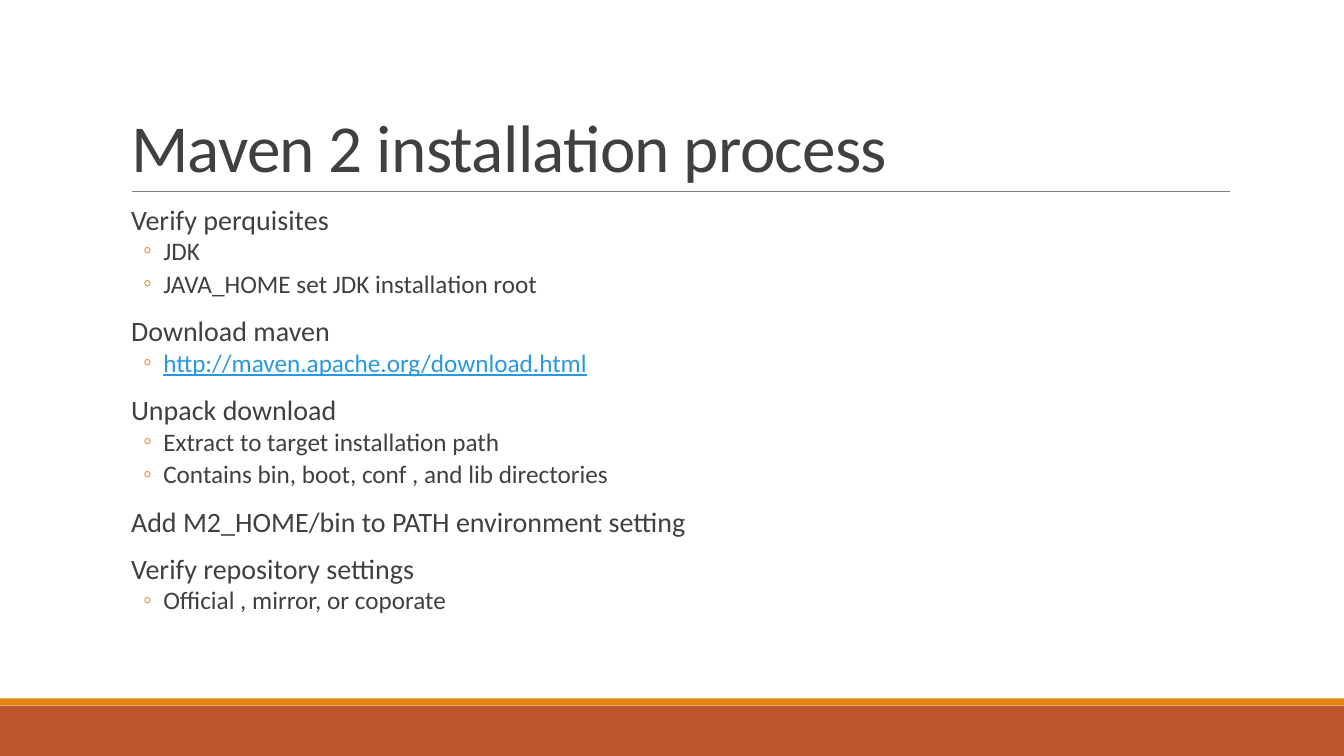
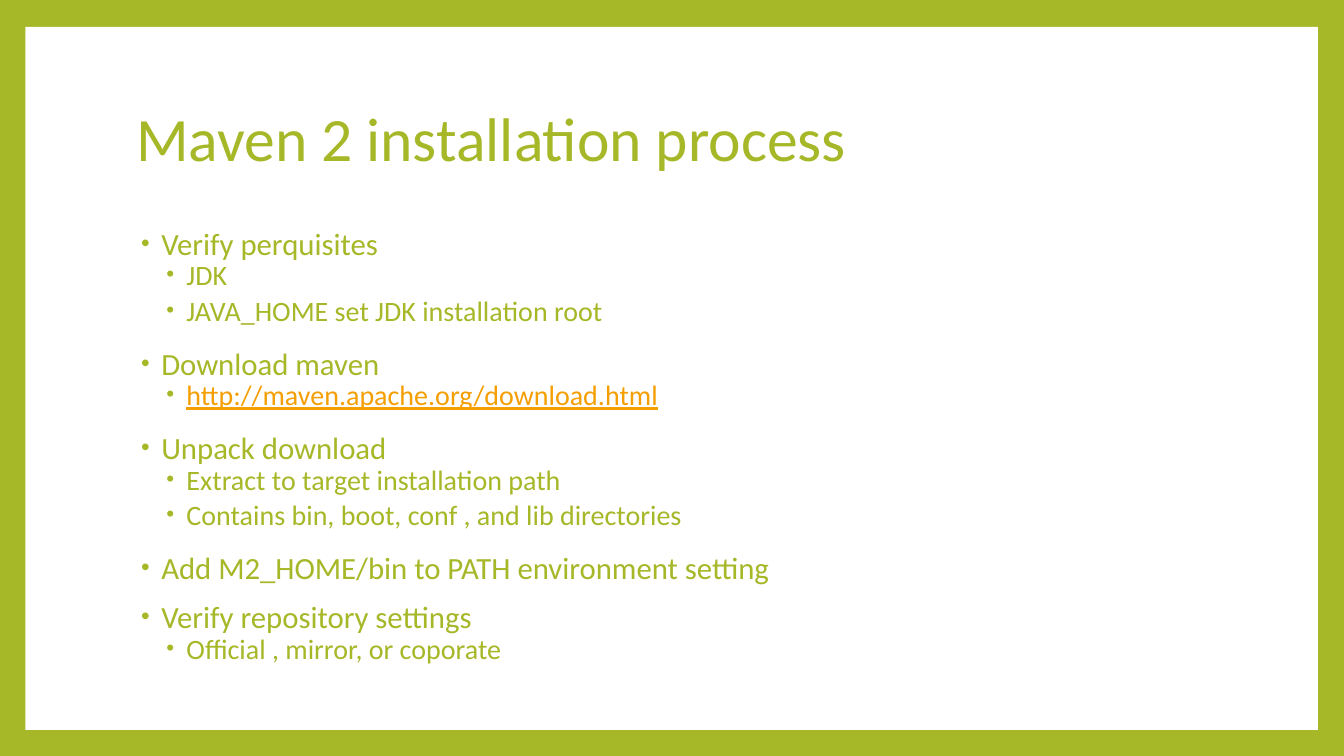
Before and after one commit to minhcnrs/JAVA_Course_Spring_Training, a slide deck: slide 9 of course/Spring-Day9.pptx. Drawn at 1344x756 pixels with LibreOffice and Linux fonts; fonts in the diff are those of the drawing. Boxes give left, top, right and bottom in pixels: in the first picture for what was removed or moved away, otherwise in the second. Text is boxed around its words. In the diff, an @@ line names an element or a change of style, - is before the commit and + after.

```diff
--- a/course/Spring-Day9.pptx
+++ b/course/Spring-Day9.pptx
@@ background #FFFFFF to #A6B727 @@
@@ rectangle added at (25,27,1318,730), fill #FFFFFF @@
@@ title "Maven 2 installation process": place and size @@
-title "Maven 2 installation process" at (131,125,887,183)
+title "Maven 2 installation process" at (136,118,846,171)
@@ title "Maven 2 installation process" at (136,118,846,171): size 48 to 44 pt, text colour #404040 to #A6B727, letter spacing -0.5 to 0 pt; line spacing 0.85 to 0.9; vertical alignment bottom to middle @@
@@ line removed from (132, 192) to (1231, 192) @@
@@ text "Verify perquisites": place and size @@
-text "Verify perquisites" at (131,210,686,613)
+text "Verify perquisites" at (161,234,769,664)
@@ text "Verify perquisites" at (161,234,769,664): size 20 to 22 pt in "Verify perquisites", "Download maven", "Unpack download", "Add M2_HOME/bin to PATH environment setting" and 1 more places; text colour #404040 to #A6B727 in "Verify perquisites", "JDK", "JAVA_HOME set JDK installation root", "Download maven" and 6 more places; size 18 to 20 pt in "JDK", "JAVA_HOME set JDK installation root", "http://maven.apache.org/download.html", "Extract to target installation path" and 2 more places; text colour #2998E3 to #F59E00 in "http://maven.apache.org/download.html"; bullet   to •; bullet colour #E48312 to #A6B727; bullet ◦ to • @@
@@ rectangle removed at (0,706,1344,756) @@
@@ rectangle removed at (0,699,1344,706) @@
```
Also in this commit, not shown: 43 other slides changed, 3 slides added, 3 slides removed, 8 other files.
